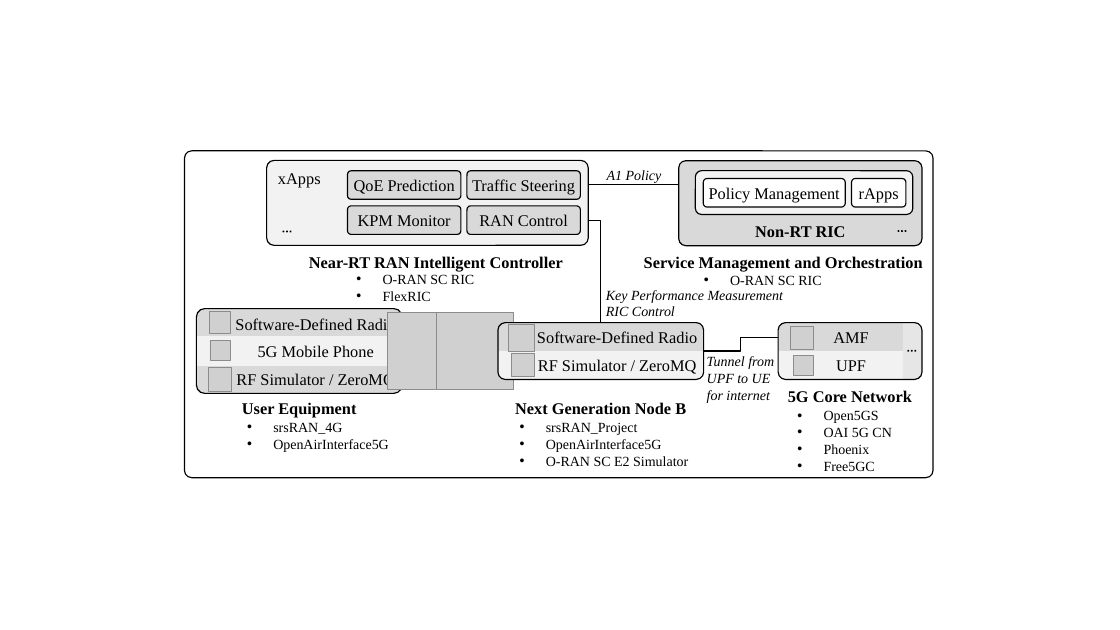
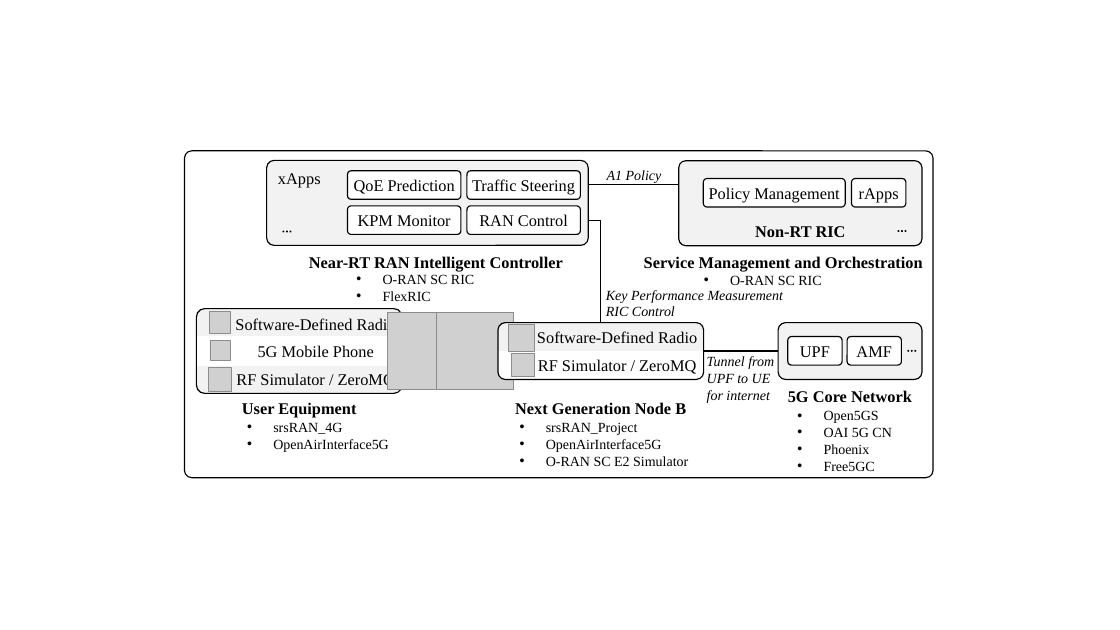
Before and after one commit to usnistgov/O-RAN-Testbed-Automation, a slide deck: slide 1 of RAN_Intelligent_Controllers/research/Diagrams.pptx. Drawn at 1120x630 pixels with LibreOffice and Linux fonts; fonts in the diff are those of the drawing; grey boxes stand for pictures. Boxes give left, top, right and bottom in pixels: in the first picture for what was removed or moved away, otherwise in the second. Text is boxed around its words. In the diff, an @@ line names an element or a change of style, - is before the commit and + after.

```diff
--- a/RAN_Intelligent_Controllers/research/Diagrams.pptx
+++ b/RAN_Intelligent_Controllers/research/Diagrams.pptx
@@ fill #D9D9D9 to #FFFFFF in 4 elements at (348,206,461,234), (467,171,581,199), (348,171,461,199), (467,206,581,234) @@
@@ fill #D9D9D9 to #F2F2F2 in 4 elements at (679,160,923,245), (197,308,402,393), (498,323,704,380), (778,323,922,380) @@
@@ rectangle at (197,336,402,365): fill #F2F2F2 to #FFFFFF @@
@@ round same rect at (498,351,704,380): fill #F2F2F2 to #FFFFFF @@
@@ group removed at (696,171,922,380): 2 round same rects, 2 pictures, 1 rounded rectangle, 1 elbow line @@
@@ line added from (704, 351) to (778, 351), #000000 1 pt @@
@@ text "UPF": place and size @@
-text "UPF" at (836,360,866,371)
+text "UPF" at (800,346,830,357)
@@ rounded rectangle added at (788,337,843,365), fill #FFFFFF, outline #000000 1 pt @@
@@ text "AMF": place and size @@
-text "AMF" at (833,332,868,343)
+text "AMF" at (856,346,891,357)
@@ rounded rectangle added at (848,337,902,365), fill #FFFFFF, outline #000000 1 pt @@
```
Also in this commit, not shown: 1 other slide changed.
